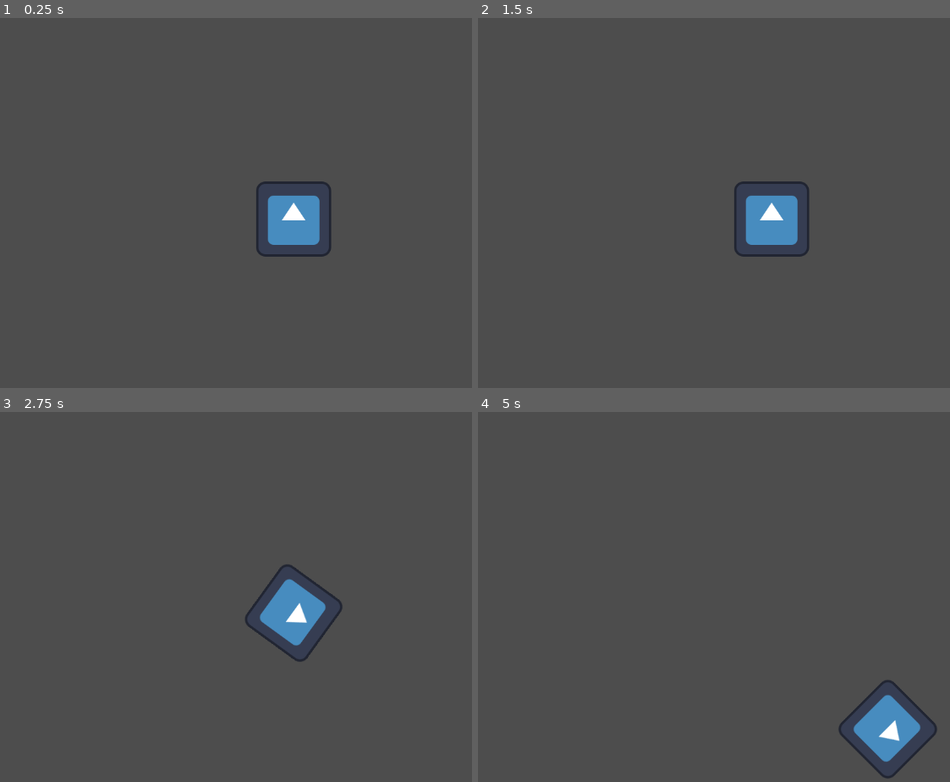
Above: before the commit, frames 1-4 (two rows, left to right).
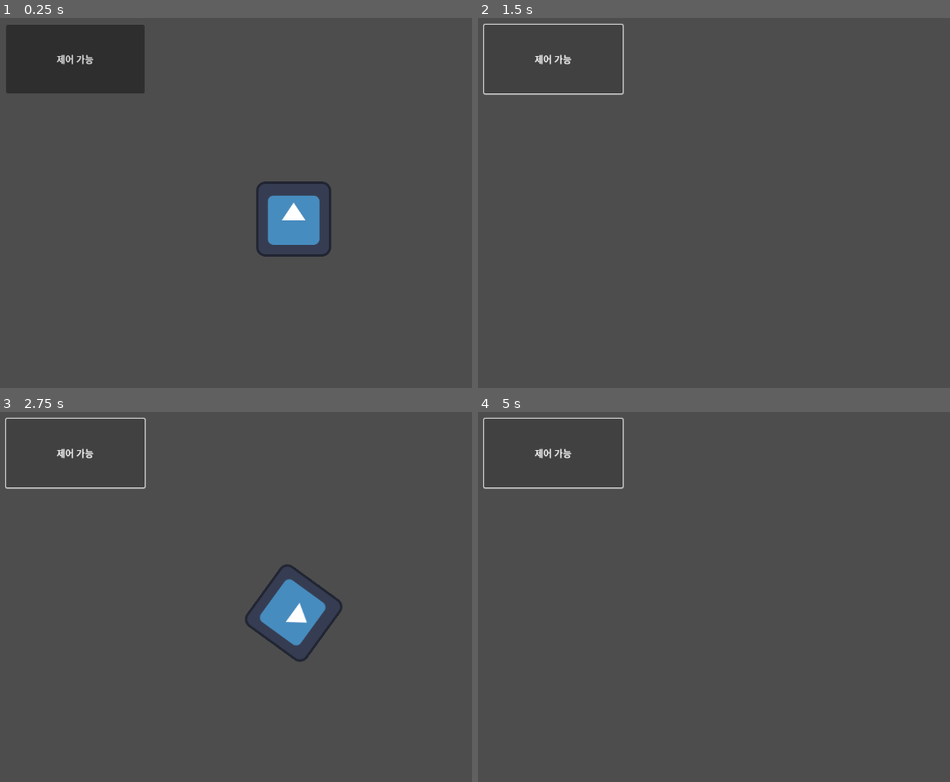
Above: after the commit, the same moments.

Repository: Yabby1997/MyFirstGodot
Game: Godot game, scene res://Scenes/main.tscn
Two runs of this game, one before a commit and one after it. Both use one fixed random seed, a clock stepped at 60 frames per second and the inputs below. Before the commit the project starts from res://Scenes/sprite_2d.tscn. The engine's default icon, where the game draws it, is replaced by a stand-in: a white triangle on a blue panel in a dark square.
Inputs (mouse positions are in pixels of both pictures, inside the frame that each line leads up to):
- Up to frame 1 (0.25 s): no input
- Up to frame 2 (1.5 s): click (553, 58) at 0.5 s, where only the run after the commit has a clickable "제어 가능"; click (553, 58) at 1.25 s, where only the run after the commit has a clickable "제어 불가능"
- Up to frame 3 (2.75 s): hold Right (ui_right) from 2.03 s (still down)
- Up to frame 4 (5 s): release Right (ui_right) at 2.78 s; hold Left (ui_left) 2.78-3.53 s; hold Right (ui_right) 3.53-4.28 s; hold Up (ui_up) from 4.28 s (still down)

The runs differ from the first frame. In frame 1, 5.4% of the frame differs, in the area x 1-31%, y 1-21%; in frame 2, 2.4%; in frame 3, 0.5%; in frame 4, 2.4%.

Commit message:
Add signal and callbacks

Diff:
--- /dev/null
+++ b/Scenes/main.tscn
@@ -0,0 +1,22 @@
+[gd_scene load_steps=3 format=3 uid="uid://dap5e8hdda8rr"]
+
+[ext_resource type="PackedScene" uid="uid://dvac60fqrm80r" path="res://Scenes/sprite_2d.tscn" id="1_6lkoi"]
+[ext_resource type="Script" path="res://Sources/button.gd" id="2_g4vly"]
+
+[node name="Node2D" type="Node2D"]
+
+[node name="Sprite2D" parent="." instance=ExtResource("1_6lkoi")]
+
+[node name="Timer" type="Timer" parent="Sprite2D"]
+autostart = true
+
+[node name="Button" type="Button" parent="."]
+offset_left = 48.0
+offset_top = 29.0
+offset_right = 284.0
+offset_bottom = 146.0
+text = "제어 가능"
+script = ExtResource("2_g4vly")
+
+[connection signal="controllability_updated" from="Sprite2D" to="Button" method="_on_sprite_2d_controllability_updated"]
+[connection signal="pressed" from="Button" to="Sprite2D" method="_on_button_pressed"]
--- /dev/null
+++ b/Sources/button.gd
@@ -0,0 +1,7 @@
+extends Button
+
+func _on_sprite_2d_controllability_updated(controllable: Variant) -> void:
+	if controllable:
+		text = "제어 가능"
+	else:
+		text = "제어 불가능"
--- a/Sources/sprite_2d.gd
+++ b/Sources/sprite_2d.gd
@@ -2,6 +2,12 @@
 
 var speed = 400
 var angular_speed = PI
+
+signal controllability_updated(controllable)
+
+func _ready() -> void:
+	var timer = get_node("Timer")
+	timer.timeout.connect(_on_timer_timeout)
 
 func _init():
 	print("Hello World!")
@@ -22,3 +28,10 @@
 		velocity = Vector2.UP.rotated(rotation) * speed
 
 	position += velocity * delta
+
+func _on_button_pressed() -> void:
+	set_process(not is_processing())
+	controllability_updated.emit(is_processing())
+
+func _on_timer_timeout() -> void:
+	visible = not visible
--- a/project.godot
+++ b/project.godot
@@ -11,7 +11,7 @@
 [application]
 
 config/name="MyFirstGodot"
-run/main_scene="res://Scenes/sprite_2d.tscn"
+run/main_scene="res://Scenes/main.tscn"
 config/features=PackedStringArray("4.3", "Mobile")
 config/icon="res://Resources/icon.svg"
 
